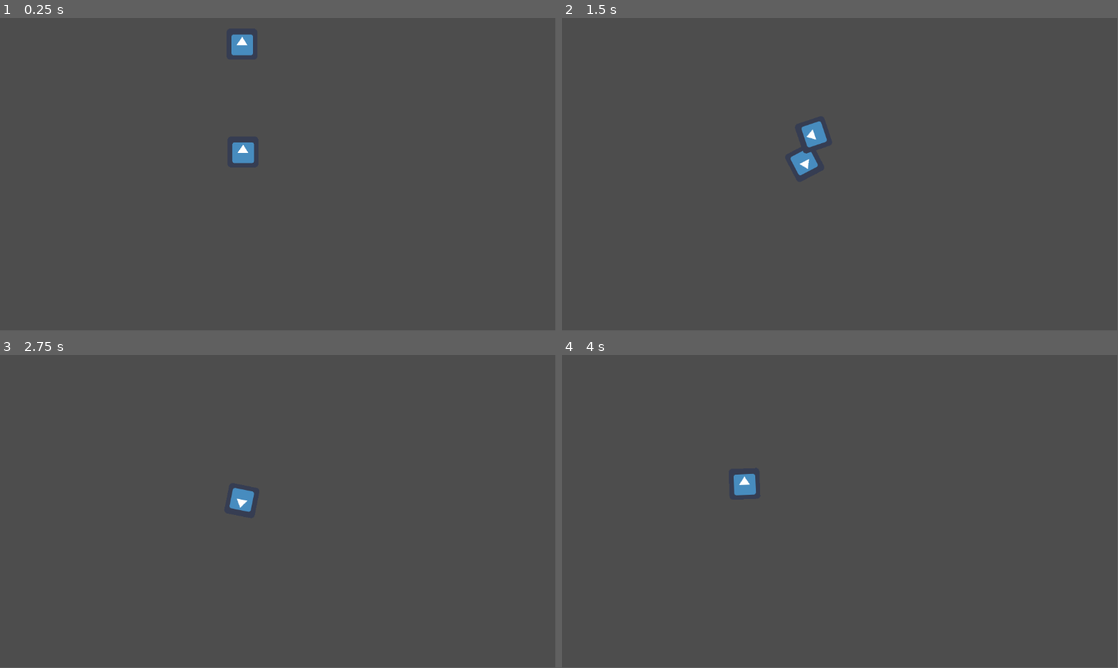
Above: before the commit, frames 1-4 (two rows, left to right).
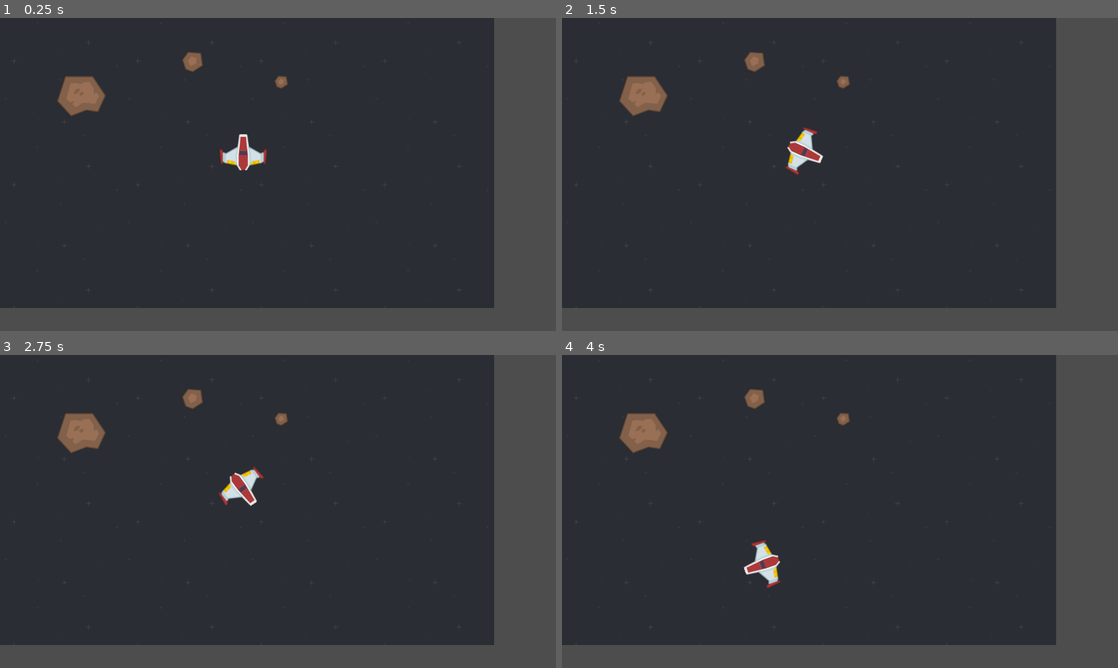
Above: after the commit, the same moments.

Repository: lufog/godot-asteroids
Game: Godot game, scene res://main/main.tscn
Same seed, same stepped clock (60 frames per second), same inputs: the game is played once before the commit and once after it. The engine's default icon, where the game draws it, is replaced by a stand-in: a white triangle on a blue panel in a dark square.
Inputs:
- Up to frame 1 (0.25 s): no input
- Up to frame 2 (1.5 s): hold D (turn_right) 0.53-1.28 s; hold A (turn_left) from 1.28 s (still down)
- Up to frame 3 (2.75 s): release A (turn_left) at 2.03 s; hold D (turn_right) from 2.03 s (still down)
- Up to frame 4 (4 s): release D (turn_right) at 2.78 s; hold W (move_forward) 2.78-3.53 s; hold A (turn_left) from 3.53 s (still down)
In our replay, the window is 799x449 before the commit and 800x450 after it. These sizes can differ from the game's own. Grey fills any space a smaller window leaves; there, only what the larger window draws over its background counts as a difference.

The runs differ from the first frame. In frame 1, 82% of the frame differs, in the area x 0-89%, y 0-93%; in frame 2, 82%; in frame 3, 82%; in frame 4, 82%.
Error before the commit: Parse Error: Could not find base class "RigidDynamicBody2D". (res://asteroid/asteroid.gd:1)

Commit message:
assets and asteroid sizes

Diff:
--- a/asteroid/asteroid.gd
+++ /dev/null
@@ -1,5 +0,0 @@
-extends RigidDynamicBody2D
-
-
-func _on_visible_on_screen_notifier_2d_screen_exited() -> void:
-	queue_free()
--- a/asteroid/asteroid.tscn
+++ /dev/null
@@ -1,20 +0,0 @@
-[gd_scene load_steps=4 format=3 uid="uid://8nm1xu12uwwu"]
-
-[ext_resource type="Texture2D" uid="uid://fpaynveq18rv" path="res://icon.png" id="1_d6ef3"]
-[ext_resource type="Script" path="res://asteroid/asteroid.gd" id="1_i1h4o"]
-
-[sub_resource type="CircleShape2D" id="CircleShape2D_r5bke"]
-radius = 30.0
-
-[node name="Asteroid" type="RigidDynamicBody2D"]
-script = ExtResource( "1_i1h4o" )
-
-[node name="Sprite2D" type="Sprite2D" parent="."]
-texture = ExtResource( "1_d6ef3" )
-
-[node name="CollisionShape2D" type="CollisionShape2D" parent="."]
-shape = SubResource( "CircleShape2D_r5bke" )
-
-[node name="VisibleOnScreenNotifier2D" type="VisibleOnScreenNotifier2D" parent="."]
-
-[connection signal="screen_exited" from="VisibleOnScreenNotifier2D" to="." method="_on_visible_on_screen_notifier_2d_screen_exited"]
--- /dev/null
+++ b/asteroids/asteroid_big.tscn
@@ -0,0 +1,12 @@
+[gd_scene load_steps=2 format=3 uid="uid://8nm1xu12uwwu"]
+
+[ext_resource type="Texture2D" uid="uid://ci8ovaf7gpptj" path="res://assets/sprites/asteroids/asteroid_brown_big_1.png" id="2_grb5s"]
+
+[node name="AsteroidBig" type="RigidDynamicBody2D"]
+
+[node name="Sprite2D" type="Sprite2D" parent="."]
+texture = ExtResource( "2_grb5s" )
+
+[node name="CollisionPolygon2D" type="CollisionPolygon2D" parent="."]
+visible = false
+polygon = PackedVector2Array(23, -41, 50, -1, 34, 32, 10, 29, -22, 41, -50, 10, -33, -41)
--- /dev/null
+++ b/asteroids/asteroid_medium.tscn
@@ -0,0 +1,13 @@
+[gd_scene load_steps=2 format=3 uid="uid://c4rixpr1igd5r"]
+
+[ext_resource type="Texture2D" uid="uid://j7qnw7eu2egs" path="res://assets/sprites/asteroids/asteroid_brown_med_1.png" id="1_u2wwj"]
+
+[node name="AsteroidMedium" type="RigidDynamicBody2D"]
+mass = 0.5
+
+[node name="Sprite2D" type="Sprite2D" parent="."]
+texture = ExtResource( "1_u2wwj" )
+
+[node name="CollisionPolygon2D" type="CollisionPolygon2D" parent="."]
+visible = false
+polygon = PackedVector2Array(-9, -20, 17, -19, 21, 7, 0, 21, -14, 15, -21, -4)
--- /dev/null
+++ b/asteroids/asteroid_small.tscn
@@ -0,0 +1,13 @@
+[gd_scene load_steps=2 format=3 uid="uid://dixdriu2fjxux"]
+
+[ext_resource type="Texture2D" uid="uid://cvnqncy6w3tw6" path="res://assets/sprites/asteroids/asteroid_brown_small_1.png" id="1_3o6w2"]
+
+[node name="AsteroidSmall" type="RigidDynamicBody2D"]
+mass = 0.25
+
+[node name="Sprite2D" type="Sprite2D" parent="."]
+texture = ExtResource( "1_3o6w2" )
+
+[node name="CollisionPolygon2D" type="CollisionPolygon2D" parent="."]
+visible = false
+polygon = PackedVector2Array(-6, -13, 10, -12, 13, 4, 0, 13, -10, 9, -13, -2)
--- a/main/main.tscn
+++ b/main/main.tscn
@@ -1,12 +1,29 @@
-[gd_scene load_steps=3 format=3 uid="uid://clpumpee14l5a"]
+[gd_scene load_steps=6 format=3 uid="uid://dng41f5cc7k3j"]
 
+[ext_resource type="Texture2D" uid="uid://cgakwri5rgsj8" path="res://assets/sprites/backgrounds/blue.png" id="1_3syua"]
 [ext_resource type="PackedScene" uid="uid://btyvbglvf3mg7" path="res://player/player.tscn" id="1_8wv2u"]
-[ext_resource type="PackedScene" uid="uid://8nm1xu12uwwu" path="res://asteroid/asteroid.tscn" id="2_2kkd2"]
+[ext_resource type="PackedScene" uid="uid://8nm1xu12uwwu" path="res://asteroids/asteroid_big.tscn" id="2_2kkd2"]
+[ext_resource type="PackedScene" uid="uid://c4rixpr1igd5r" path="res://asteroids/asteroid_medium.tscn" id="3_nlgry"]
+[ext_resource type="PackedScene" uid="uid://dixdriu2fjxux" path="res://asteroids/asteroid_small.tscn" id="4_6wwda"]
 
 [node name="Main" type="Node"]
+
+[node name="Background" type="Sprite2D" parent="."]
+texture_repeat = 2
+texture = ExtResource( "1_3syua" )
+centered = false
+region_enabled = true
+region_rect = Rect2(0, 0, 1024, 600)
 
 [node name="Player" parent="." instance=ExtResource( "1_8wv2u" )]
 position = Vector2(504, 278)
 
-[node name="Asteroid" parent="." instance=ExtResource( "2_2kkd2" )]
-position = Vector2(502, 26)
+[node name="AsteroidBig" parent="." instance=ExtResource( "2_2kkd2" )]
+position = Vector2(169, 162)
+
+[node name="AsteroidMedium" parent="." instance=ExtResource( "3_nlgry" )]
+position = Vector2(399, 91)
+
+[node name="AsteroidSmall" parent="." instance=ExtResource( "4_6wwda" )]
+position = Vector2(583, 133)
+gravity_scale = 0.0
--- a/player/player.gd
+++ b/player/player.gd
@@ -1,11 +1,11 @@
 extends CharacterBody2D
 
-@export var move_speed: float = 200
+@export var move_speed: float = 300
 @export var move_accel: float = 400
 @export var move_decel: float = 100
 
-@export var turn_speed: float = 4
-@export var turn_accel: float = 8
+@export var turn_speed: float = 3
+@export var turn_accel: float = 6
 @export var turn_decel: float = 2
 
 var angular_velocity: float = 0
--- a/player/player.tscn
+++ b/player/player.tscn
@@ -1,17 +1,15 @@
-[gd_scene load_steps=4 format=3 uid="uid://btyvbglvf3mg7"]
+[gd_scene load_steps=3 format=3 uid="uid://btyvbglvf3mg7"]
 
 [ext_resource type="Script" path="res://player/player.gd" id="1_aj8ry"]
-[ext_resource type="Texture2D" uid="uid://fpaynveq18rv" path="res://icon.png" id="1_bbwnf"]
-
-[sub_resource type="CircleShape2D" id="CircleShape2D_fdcid"]
-radius = 30.0
+[ext_resource type="Texture2D" uid="uid://w47rqm6kpq2e" path="res://assets/sprites/spaceships/spaceship_1_red.png" id="2_dl54q"]
 
 [node name="Player" type="CharacterBody2D"]
 motion_mode = 1
 script = ExtResource( "1_aj8ry" )
 
 [node name="Sprite2D" type="Sprite2D" parent="."]
-texture = ExtResource( "1_bbwnf" )
+texture = ExtResource( "2_dl54q" )
 
-[node name="CollisionShape2D" type="CollisionShape2D" parent="."]
-shape = SubResource( "CircleShape2D_fdcid" )
+[node name="CollisionPolygon2D" type="CollisionPolygon2D" parent="."]
+visible = false
+polygon = PackedVector2Array(8, -37, 12, -11, 37, 2, 45, -6, 49, -6, 47, 25, 38, 23, 13, 28, 7, 38, -7, 38, -13, 28, -38, 23, -47, 25, -49, -6, -45, -6, -37, 2, -12, -11, -8, -37)
--- a/project.godot
+++ b/project.godot
@@ -14,6 +14,10 @@
 run/main_scene="res://main/main.tscn"
 config/icon="res://icon.png"
 config/features=PackedStringArray("4.0", "Vulkan Clustered")
+
+[display]
+
+window/stretch/mode="canvas_items"
 
 [input]
 
@@ -41,3 +45,8 @@
 , Object(InputEventKey,"resource_local_to_scene":false,"resource_name":"","device":0,"window_id":0,"store_command":true,"alt_pressed":false,"shift_pressed":false,"meta_pressed":false,"command_pressed":false,"pressed":false,"keycode":0,"physical_keycode":83,"unicode":0,"echo":false,"script":null)
 ]
 }
+
+[physics]
+
+2d/default_gravity=0.0
+2d/default_gravity_vector=Vector2(0, 0)
Binary file added: assets/sprites/asteroids/asteroid_brown_big_1.png
Not shown, added: assets/sprites/asteroids/asteroid_brown_big_1.png.import
Binary file added: assets/sprites/asteroids/asteroid_brown_big_2.png
Not shown, added: assets/sprites/asteroids/asteroid_brown_big_2.png.import
Binary file added: assets/sprites/asteroids/asteroid_brown_big_3.png
Not shown, added: assets/sprites/asteroids/asteroid_brown_big_3.png.import
Binary file added: assets/sprites/asteroids/asteroid_brown_big_4.png
Not shown, added: assets/sprites/asteroids/asteroid_brown_big_4.png.import
Binary file added: assets/sprites/asteroids/asteroid_brown_med_1.png
Not shown, added: assets/sprites/asteroids/asteroid_brown_med_1.png.import
Binary file added: assets/sprites/asteroids/asteroid_brown_med_2.png
Not shown, added: assets/sprites/asteroids/asteroid_brown_med_2.png.import
(and 60 more such lines)
